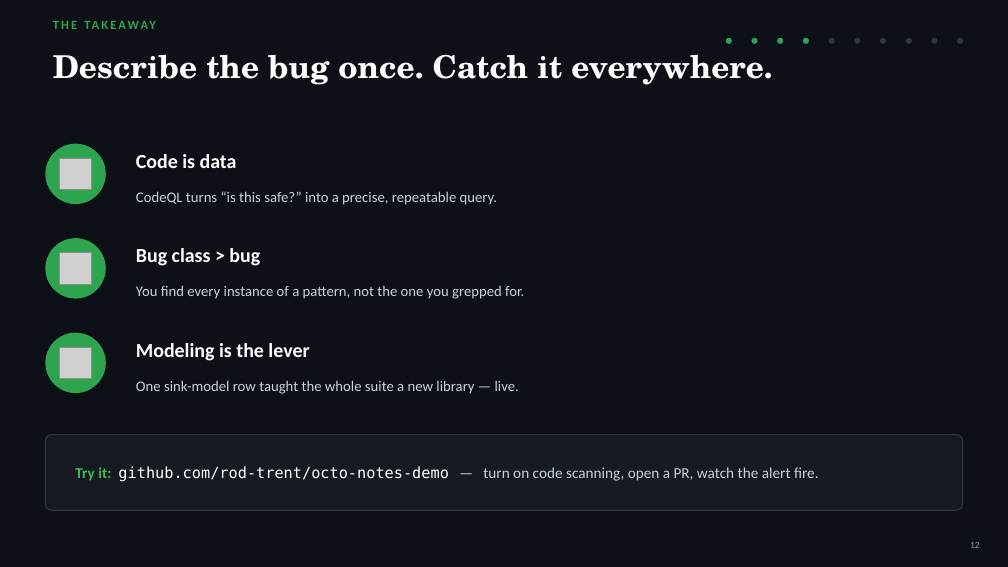
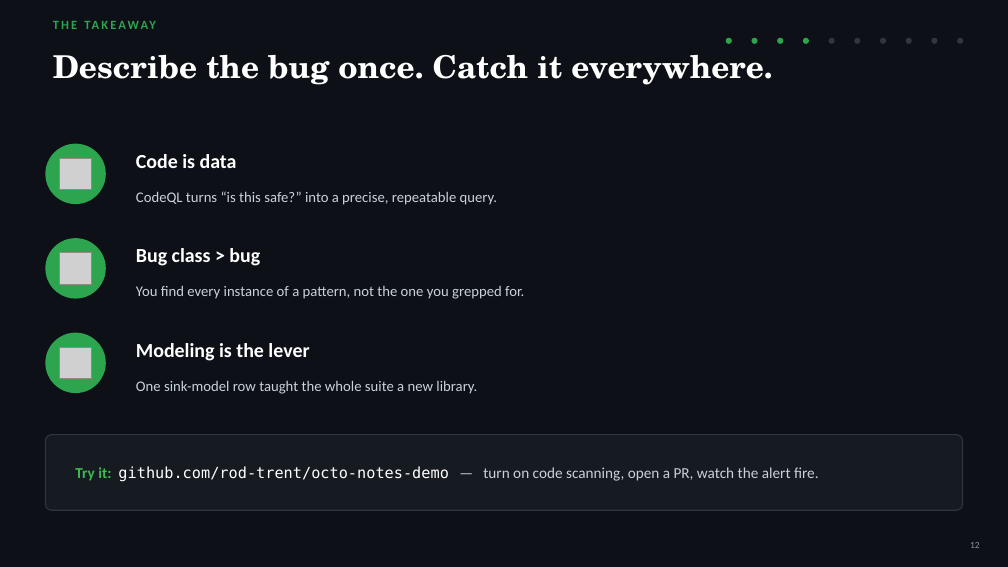
Before and after one commit to rod-trent/GHJ, a slide deck: slide 12 of presentation/CodeQL-Find-the-Bug-Class.pptx. Drawn at 1008x567 pixels with LibreOffice and Linux fonts; fonts in the diff are those of the drawing; grey boxes stand for pictures. Boxes give left, top, right and bottom in pixels: in the first picture for what was removed or moved away, otherwise in the second. Text is boxed around its words. In the diff, an @@ line names an element or a change of style, - is before the commit and + after.

```diff
--- a/presentation/CodeQL-Find-the-Bug-Class.pptx
+++ b/presentation/CodeQL-Find-the-Bug-Class.pptx
@@ text at (136, 380, 477, 394): text changed @@
-One sink-model row taught the whole suite a new library — live.
+One sink-model row taught the whole suite a new library.
```
Also in this commit, not shown: 2 other slides changed.
